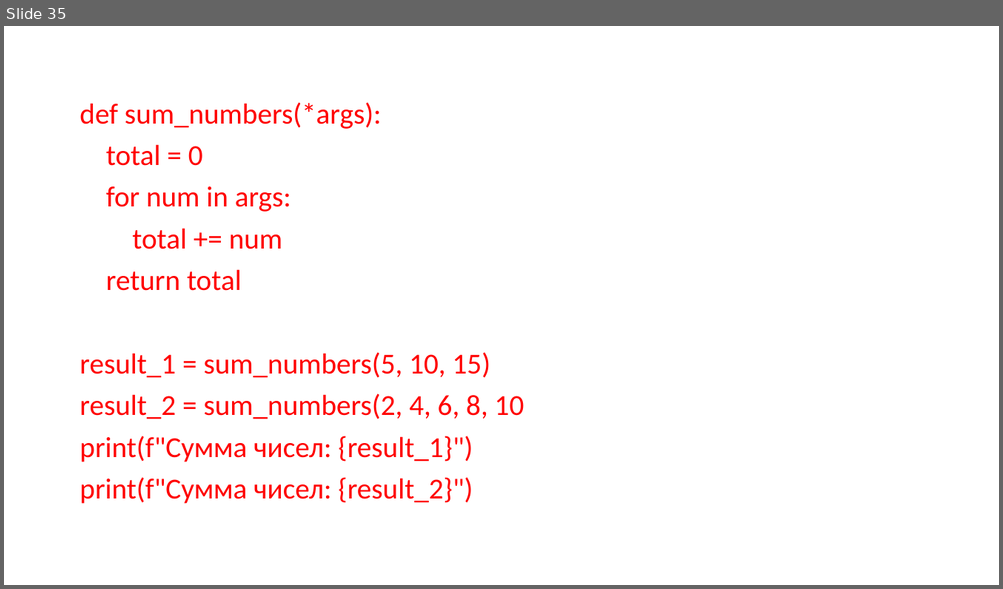
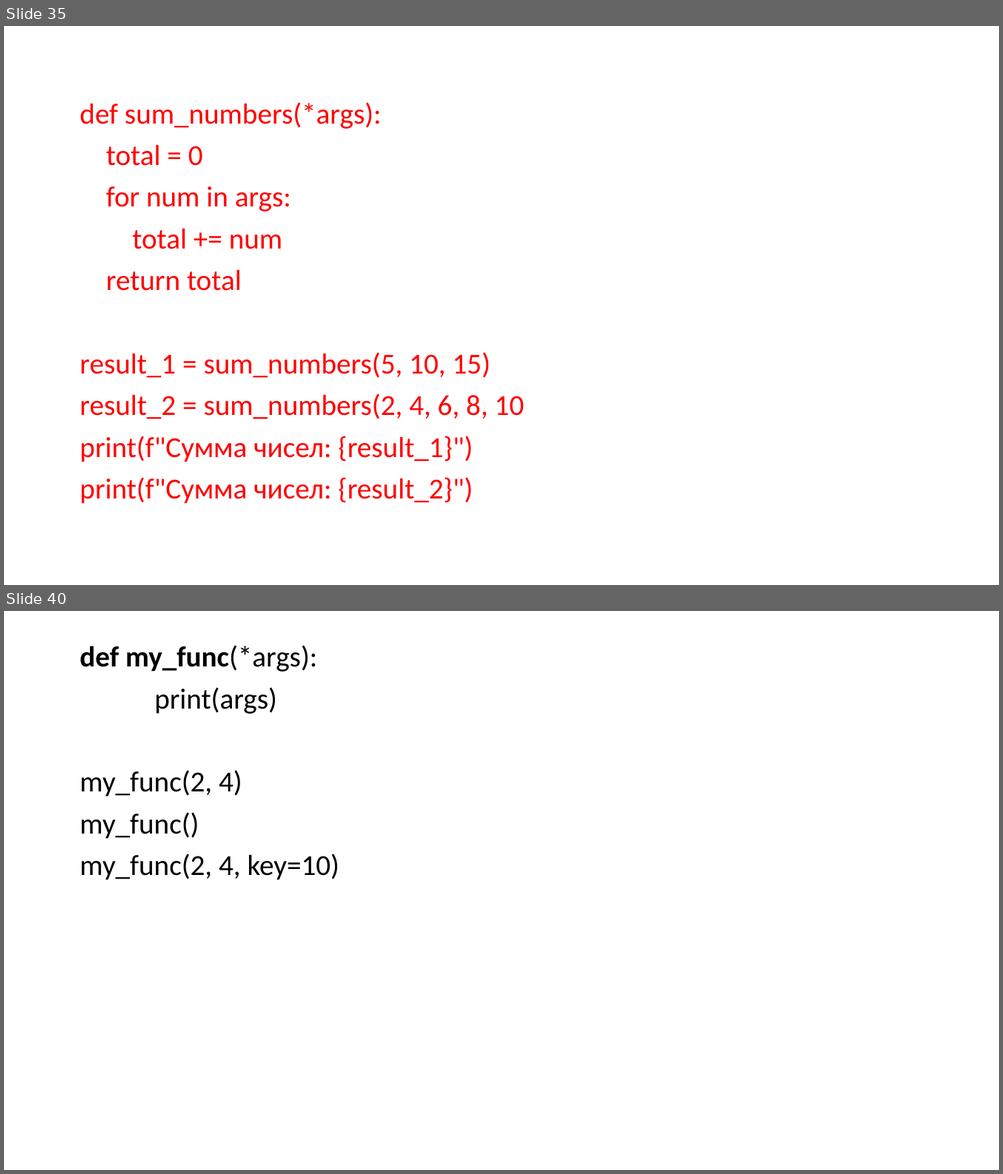
Before and after one commit to xDes-by/test, a slide deck: Презентация5.pptx. Shown one above the other, each under a label of ours: slide 35 before the commit, slides 35 and 40 after it; the slides between them are not shown. The pictures are 1003x589 and 1003x1174 pixels, drawn with LibreOffice and Linux fonts; fonts in the diff are those of the drawing. Boxes give left, top, right and bottom in pixels: in the first picture for what was removed or moved away, otherwise in the second. Text is boxed around its words. In the diff, an @@ line names an element or a change of style, - is before the commit and + after.

```diff
--- a/Презентация5.pptx
+++ b/Презентация5.pptx
@@ slide 40 added at [4,611,999,1170], background #FFFFFF @@
@@ text added at [79,645,340,880], 28 pt, text #000000 @@
+def my_func(*args):
+print(args)
+my_func(2, 4)
+my_func()
+my_func(2, 4, key=10)
```
Also in this commit, not shown: 6 other slides added, 1 other file.
